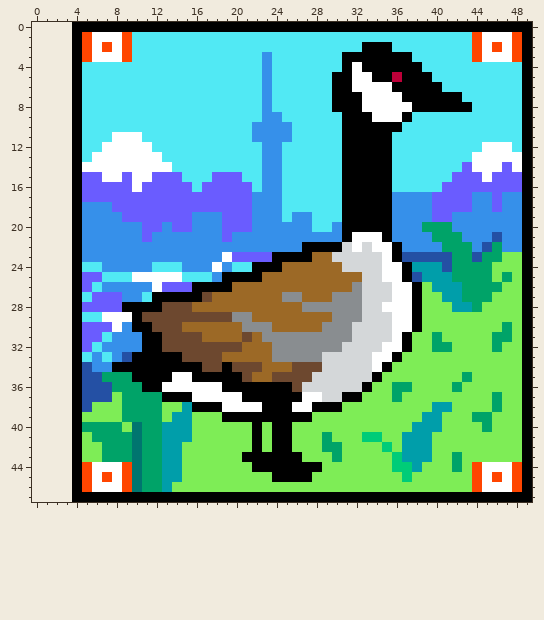
Pixel-art sprite, stored at outputs/goose2.full.png. The picture above is the old version.
The file is 46x48 pixels. The old version is drawn lined up with the new one, on the new canvas.
The same view after the edit:
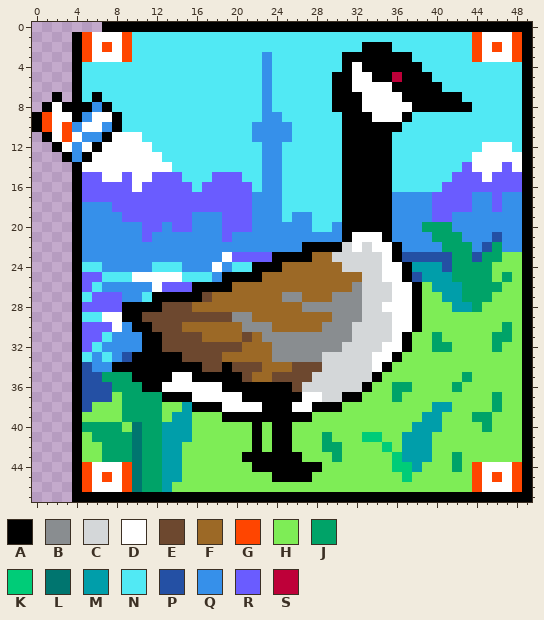
Palette (. is transparent): A #000000  B #898d90  C #d4d7d9  D #ffffff  E #6d482f  F #9c6926  G #ff4500  H #7eed56  J #00a368  K #00cc78  L #00756f  M #009eaa  N #51e9f4  P #2450a4  Q #3690ea  R #6a5cff  S #be0039
The exact change:
canvas 46x48 -> 50x48, the old top-left corner now at 4,0
The author put colour A in row 7 at x 2; in row 8 at x 1 and 3; in rows 9 to 10 at x 0; in row 11 at x 1; in row 12 at x 2; in row 13 at x 3.
Colour D becomes colour A in row 29 at x 9.
Colour N becomes colour A in row 7 at x 6; in row 8 at x 5 and 7; in rows 9 to 10 at x 8; in row 11 at x 7; in row 12 at x 6; in row 13 at x 5.
The author put colour D in row 8 at x 2; in row 9 at x 2 to 3; in rows 10 to 11 at x 2; in row 12 at x 3.
Colour A becomes colour D in row 11 at x 4.
Colour N becomes colour D in row 9 at x 6 to 7; in row 10 at x 5 to 6; in row 12 at x 5.
The author put colour G in row 9 at x 1; in row 10 at x 1 and 3; in row 11 at x 3.
Colour A becomes colour Q in row 10 at x 4; in rows 12 to 13 at x 4.
Colour N becomes colour Q in row 8 at x 6; in row 9 at x 5; in row 10 at x 7; in row 11 at x 5 to 6.
The edit erases colour A in row 0 at x 4 to 6.
Boxes around the changes in both pictures, in picture pixels (x1, y1, x2, y2):
erased: (72, 22, 102, 32)
changed: (32, 92, 122, 162)
changed: (122, 312, 132, 322)
